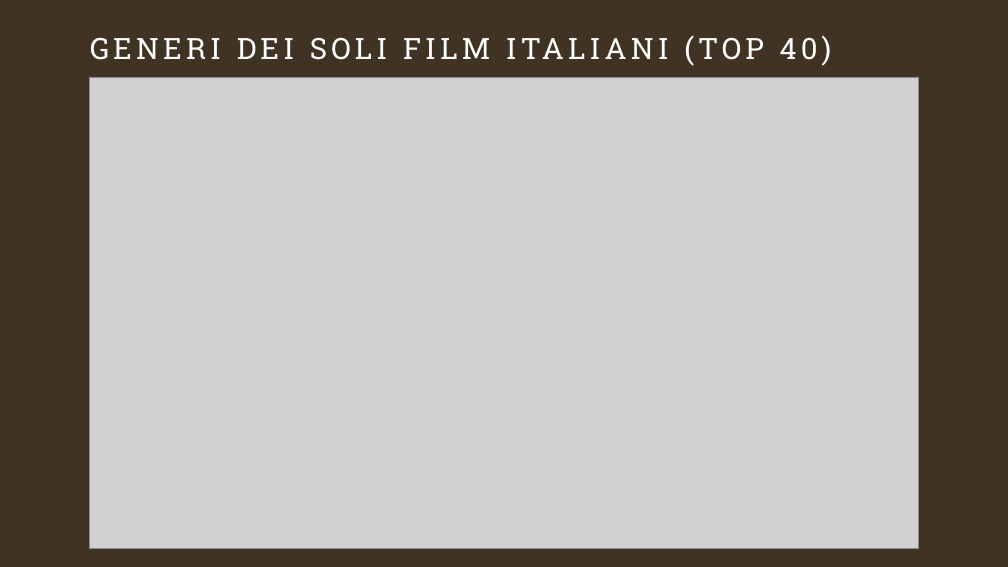
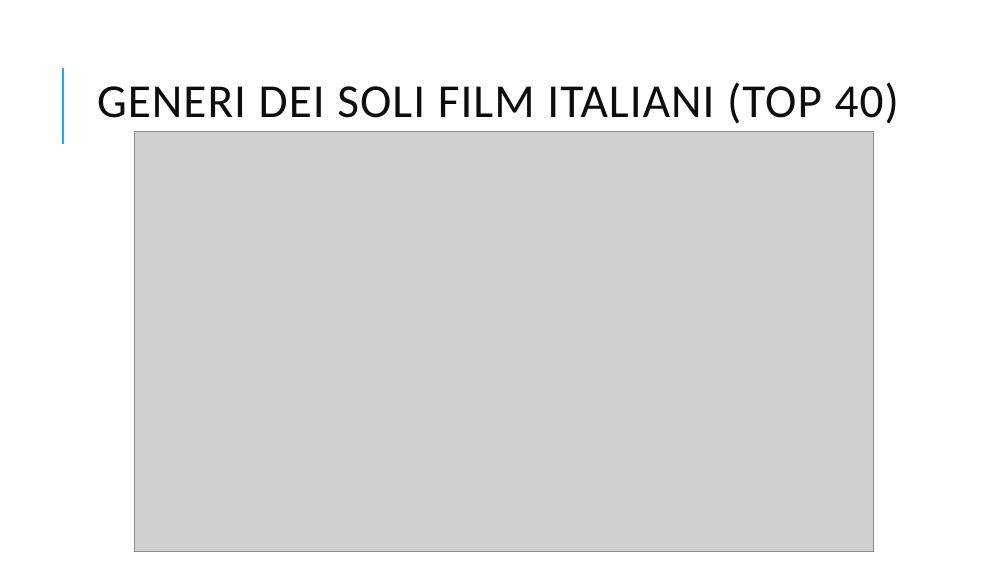
Before and after one commit to GitCass01/italian-cinemas-sciviz, a slide deck: slide 25 of presentazione_davide_carniselli.pptx (slide 24 before the commit). Drawn at 1008x567 pixels with LibreOffice and Linux fonts; fonts in the diff are those of the drawing; grey boxes stand for pictures. Boxes give left, top, right and bottom in pixels: in the first picture for what was removed or moved away, otherwise in the second. Text is boxed around its words. In the diff, an @@ line names an element or a change of style, - is before the commit and + after.

```diff
--- a/presentazione_davide_carniselli.pptx
+++ b/presentazione_davide_carniselli.pptx
@@ background #413324 to #FFFFFF @@
@@ line added from (63, 144) to (63, 68), #1CADE4 1.5 pt @@
@@ title "GENERI DEI SOLI FILM ITALIANI ..." moved from (x1=90, y1=30, x2=920, y2=85) to (x1=97, y1=82, x2=899, y2=124) @@
@@ title "GENERI DEI SOLI FILM ITALIANI ..." at (x1=97, y1=82, x2=899, y2=124): size 28 to 45 pt, font Roboto Slab to Calibri, text colour #FFFFFF to #0D0D0D, letter spacing 4 to 1 pt; line spacing 1 to 0.8; vertical alignment top to middle @@
@@ picture resized from (x1=89, y1=77, x2=919, y2=548) to (x1=134, y1=132, x2=873, y2=552) @@
```
Also in this commit, not shown: 27 other slides changed, 2 slides added, 1 slide removed, 1 other file.
